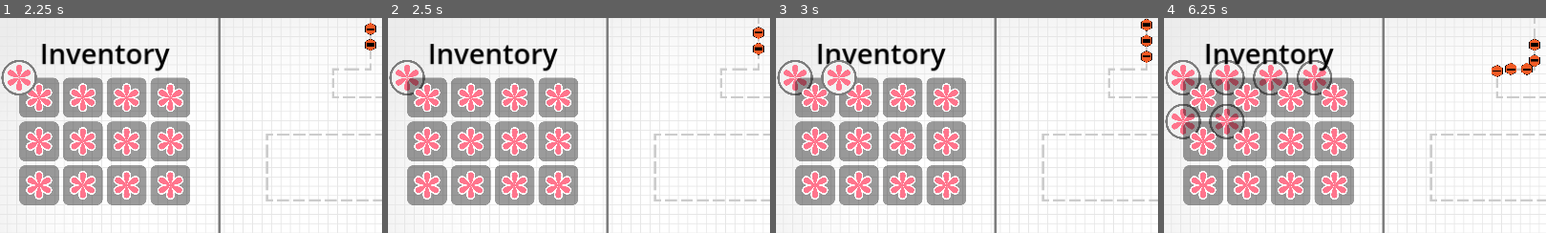
Above: before the commit, frames 1-4 (left to right).
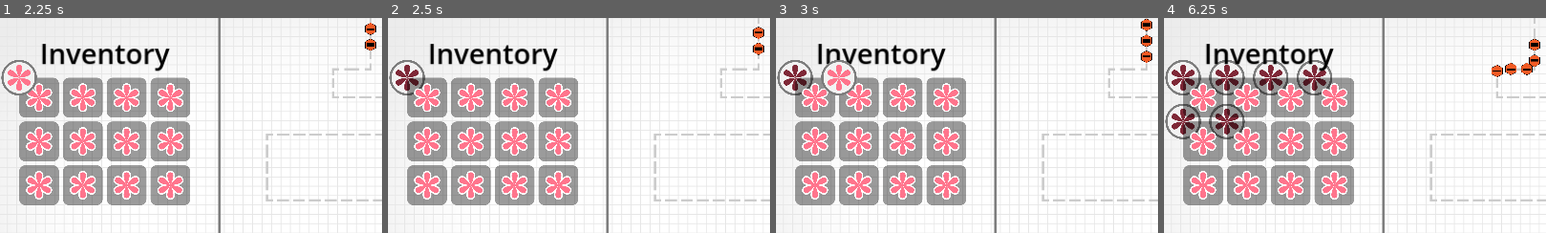
Above: after the commit, the same moments.

Repository: cxhuy/ptd
Game: Godot game, scene res://scenes/game.tscn
Two runs of this game, one before a commit and one after it. Both use one fixed random seed, a clock stepped at 60 frames per second and the inputs below.
Inputs (mouse positions are % of the whole screen's width and height, from its top left):
- Up to frame 1 (2.25 s): click "Start Wave" at 0.5 s; click "Start Wave" at 1.25 s; tap Enter at 2 s; move the mouse to (7, 19) at 2.02 s; hold / (rightFlip) from 2.03 s (still down); hold Space (addBall) from 2.03 s (still down); click (7, 19) at 2.17 s
- Up to frame 2 (2.5 s): keep holding / (rightFlip); keep holding Space (addBall)
- Up to frame 3 (3 s): move the mouse to (12, 19) at 2.77 s; release / (rightFlip) at 2.78 s; release Space (addBall) at 2.78 s; hold Z (leftFlip) from 2.78 s (still down); tap Space (addBall) at 2.85 s; click (12, 19) at 2.92 s
- Up to frame 4 (6.25 s): move the mouse to (18, 19) at 3.52 s; release Z (leftFlip) at 3.53 s; hold Space (addBall) 3.53-4.28 s; hold / (rightFlip) 3.53-5.03 s; click (18, 19) at 3.67 s; move the mouse to (24, 19) at 4.27 s; tap Space (addBall) at 4.35, 5.85 s; click (24, 19) at 4.42 s; move the mouse to (7, 29) at 5.02 s; hold Space (addBall) 5.03-5.78 s; hold Z (leftFlip) from 5.03 s (still down); click (7, 29) at 5.17 s; move the mouse to (12, 29) at 5.77 s; click (12, 29) at 5.92 s
The pictures show only the part of the screen within x 2-52%, y 0-50%; the shares and areas given below are measured in that part.

Frame 1 is identical in both runs. In frame 2, 0.4% of the frame differs, in the area x 2-8%, y 21-34%; in frame 3, 0.4%; in frame 4, 2.3%, in the area x 2-43%, y 21-55%.

Commit message:
feat: add tower1 animation and bounce

Diff:
--- a/scenes/tower/tower1/tower1.tscn
+++ b/scenes/tower/tower1/tower1.tscn
@@ -1,5 +1,6 @@
-[gd_scene load_steps=5 format=3 uid="uid://cd35e8o254y55"]
+[gd_scene load_steps=6 format=3 uid="uid://cd35e8o254y55"]
 
+[ext_resource type="Script" path="res://scripts/tower/tower1/tower1.gd" id="1_by5fh"]
 [ext_resource type="Texture2D" uid="uid://cjwuho37icpiv" path="res://sprites/towers/tower1/tower1_off.svg" id="1_yfsca"]
 [ext_resource type="Texture2D" uid="uid://b7tds42tkkpcm" path="res://sprites/towers/tower1/tower1_on.svg" id="2_vm1s7"]
 
@@ -26,6 +27,7 @@
 }]
 
 [node name="Tower1" type="Node2D"]
+script = ExtResource("1_by5fh")
 
 [node name="Base" type="RigidBody2D" parent="."]
 collision_layer = 32
@@ -39,7 +41,9 @@
 scale = Vector2(0.35, 0.35)
 shape = SubResource("CircleShape2D_bxqam")
 
-[node name="AnimatedSprite2D" type="AnimatedSprite2D" parent="."]
+[node name="PatternSprite" type="AnimatedSprite2D" parent="."]
 scale = Vector2(0.35, 0.35)
 sprite_frames = SubResource("SpriteFrames_cbktn")
 animation = &"on"
+
+[connection signal="body_entered" from="Base" to="." method="_on_base_body_entered"]
--- /dev/null
+++ b/scripts/tower/tower1/tower1.gd
@@ -0,0 +1,20 @@
+extends Node2D
+
+@onready var anim = $PatternSprite
+
+var switchDuration: int = 0
+
+
+func _process(delta):
+	if switchDuration == 0:
+		anim.play("off")
+	else:
+		anim.play("on")
+		switchDuration -= 1
+
+
+func _on_base_body_entered(body):
+	if body.is_in_group("Balls"):
+		var direction: Vector2 = (self.global_position - body.global_position).normalized()
+		body.apply_impulse(direction * -1500)
+		switchDuration = 20
